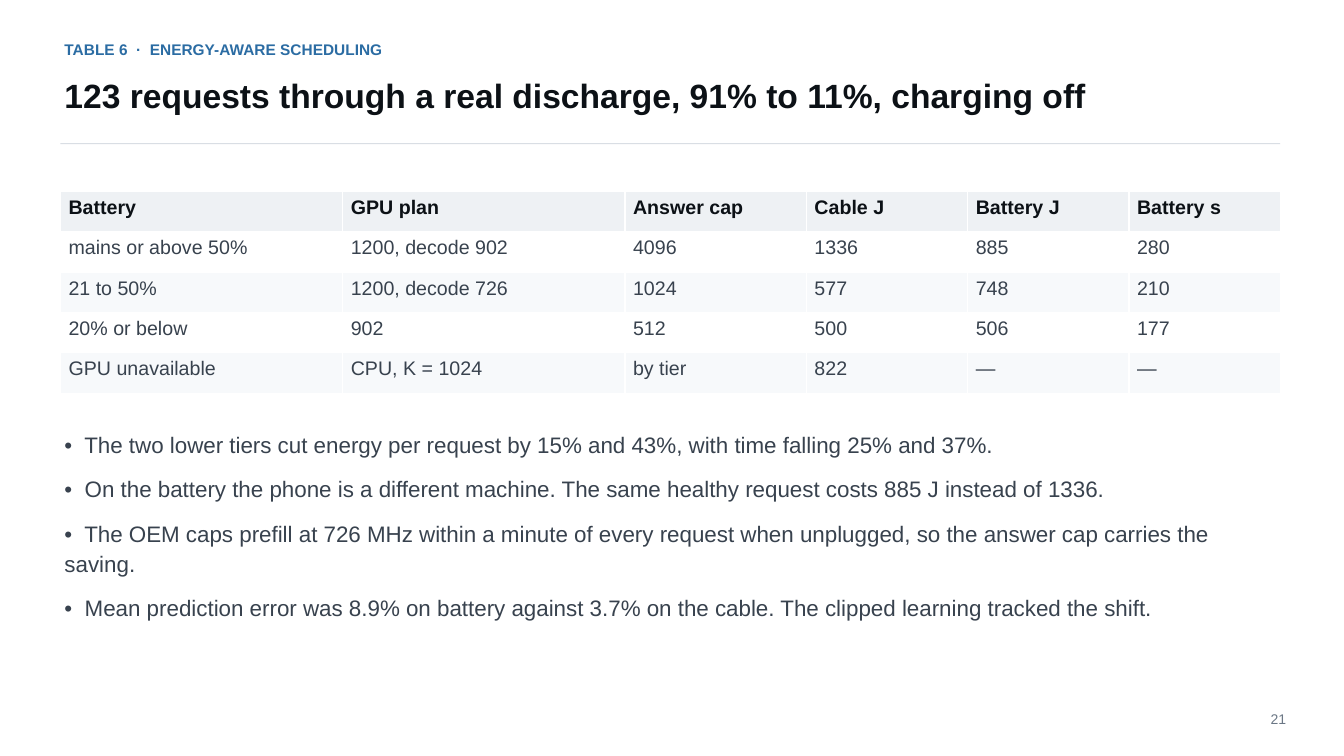
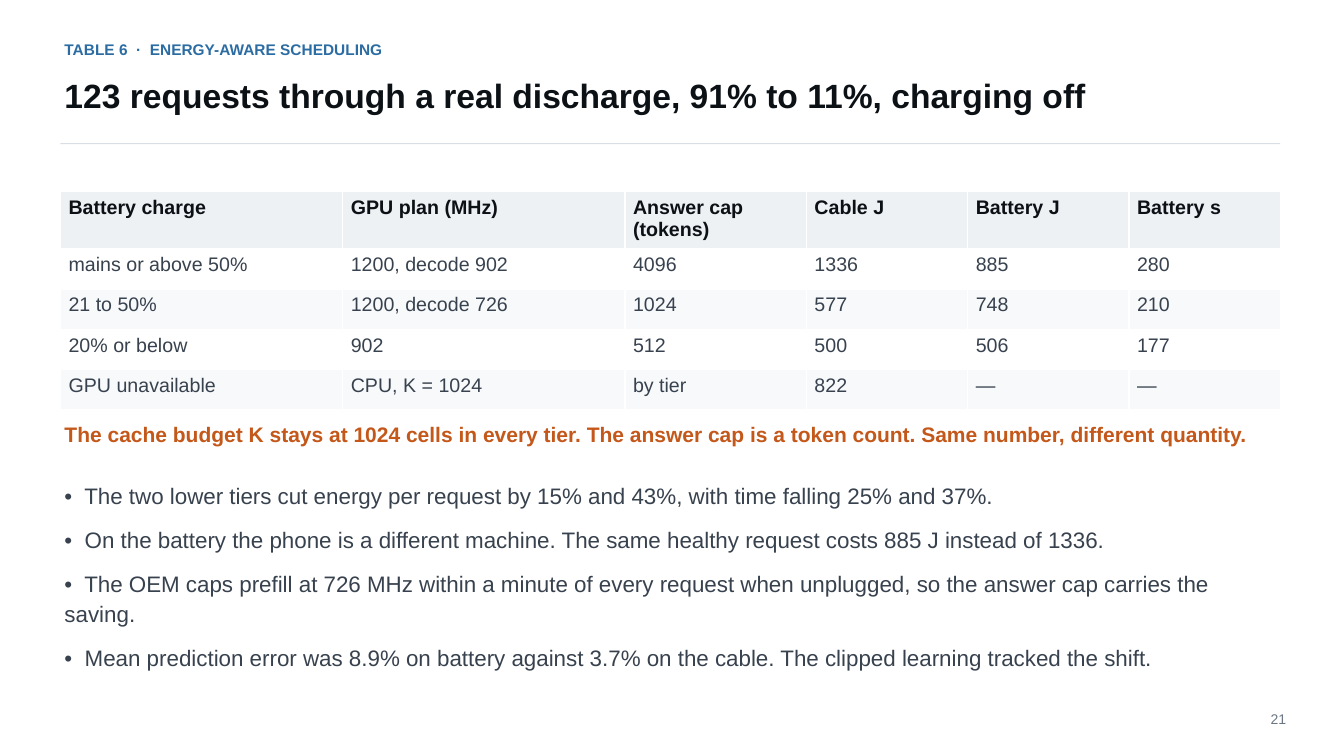
Before and after one commit to Romyull-Islam/EndurKV, a slide deck: slide 21 of muKV_full_deck.pptx. Drawn at 1344x756 pixels with LibreOffice and Linux fonts; fonts in the diff are those of the drawing. Boxes give left, top, right and bottom in pixels: in the first picture for what was removed or moved away, otherwise in the second. Text is boxed around its words. In the diff, an @@ line names an element or a change of style, - is before the commit and + after.

```diff
--- a/muKV_full_deck.pptx
+++ b/muKV_full_deck.pptx
@@ table at [60,192,1280,400] @@
-row 1: Battery | GPU plan | Answer cap | Cable J | Battery J | Battery s
+row 1: Battery charge | GPU plan (MHz) | Answer cap (tokens) | Cable J | Battery J | Battery s
@@ text added at [64,426,1246,446], 15 pt, text #C4581A, bold @@
+The cache budget K stays at 1024 cells in every tier. The answer cap is a token count. Same number, different quantity.
@@ text "• The two lower tiers ...": place and size @@
-text "• The two lower tiers ..." at [64,436,1208,621]
+text "• The two lower tiers ..." at [64,487,1208,671]
```
Also in this commit, not shown: 3 other slides changed, 7 other files.
